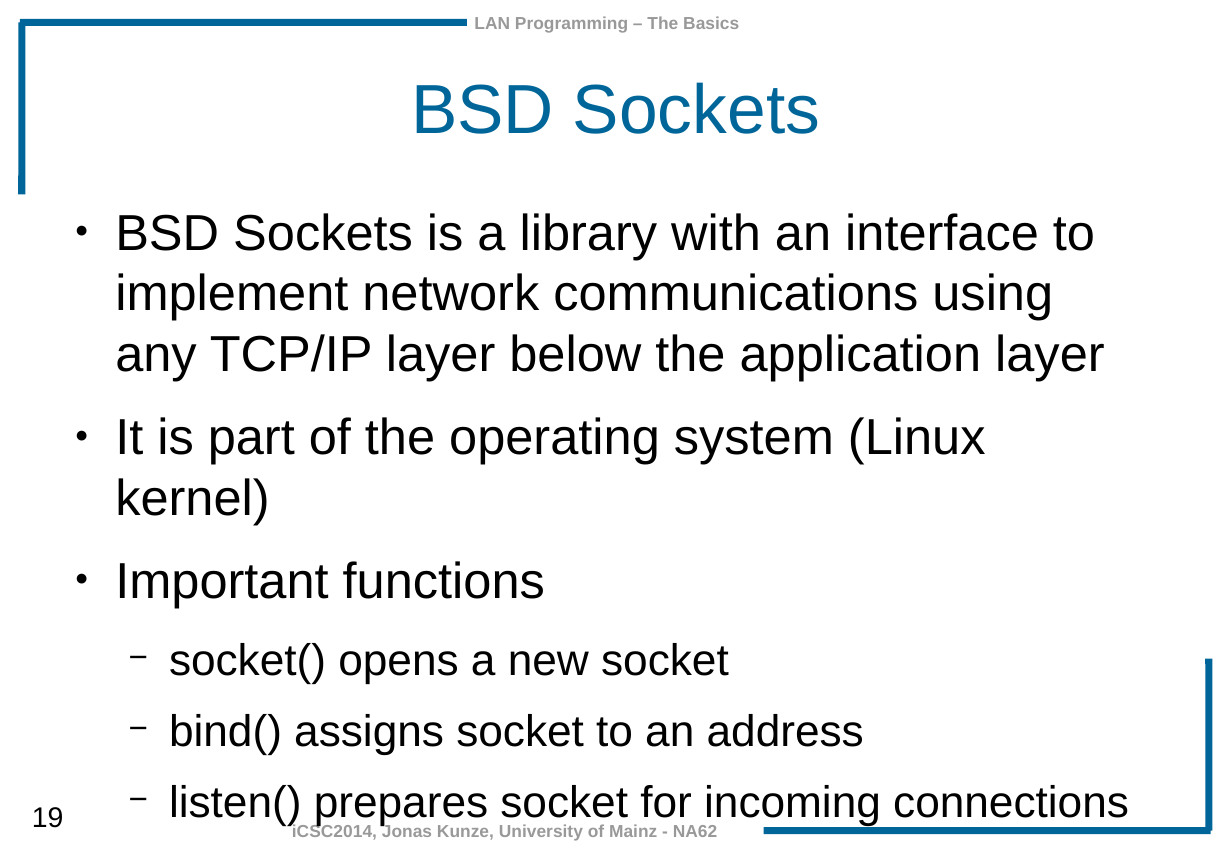
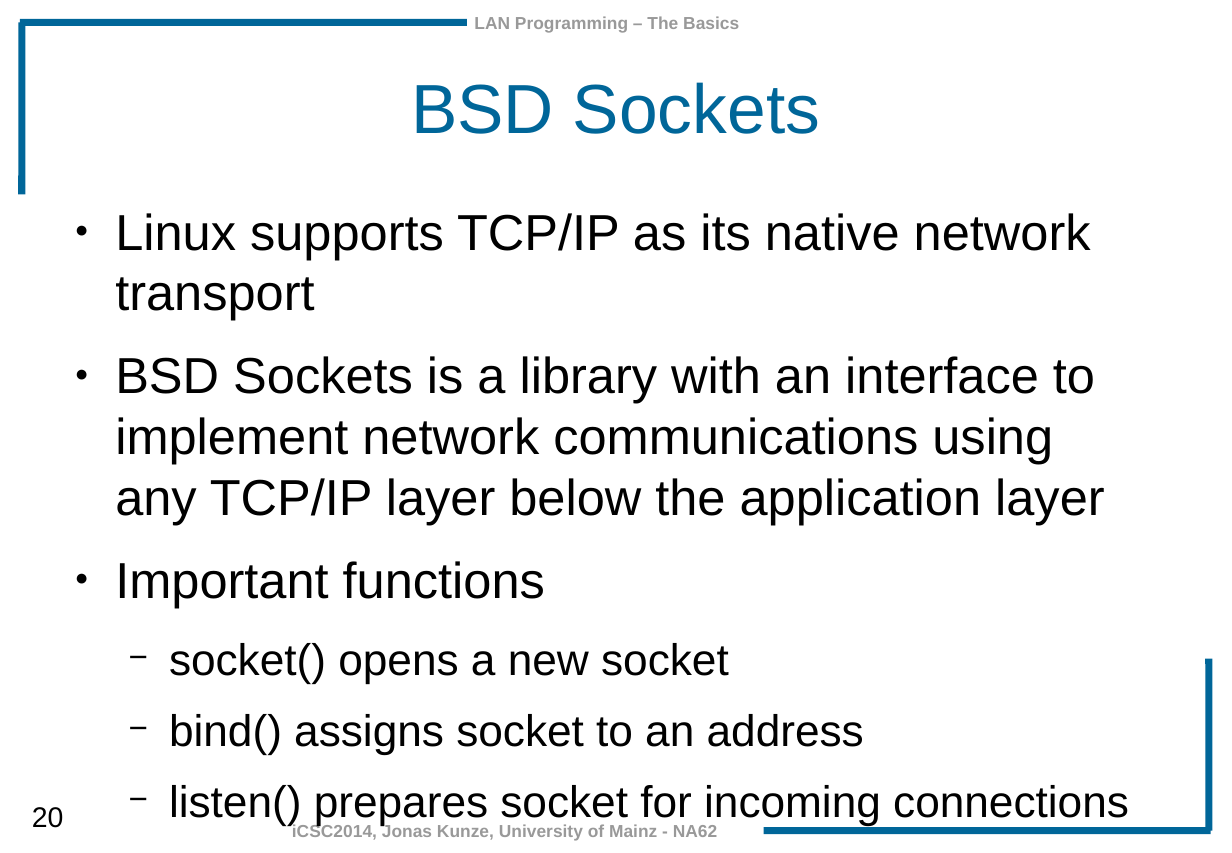
Before and after one commit to JonasKunze/icsc2014, a slide deck: slide 20 of iCSC-2014-LAN_Programming_Basics.odp (slide 19 before the commit). Drawn at 1232x853 pixels with LibreOffice and Linux fonts; fonts in the diff are those of the drawing; background and template pictures are left out. Boxes give left, top, right and bottom in pixels: in the first picture for what was removed or moved away, otherwise in the second. Text is boxed around its words. In the diff, an @@ line names an element or a change of style, - is before the commit and + after.

```diff
--- a/iCSC-2014-LAN_Programming_Basics.odp
+++ b/iCSC-2014-LAN_Programming_Basics.odp
@@ text at (115,213,1091,320): paragraph added @@
+● Linux supports TCP/IP as its native network transport
@@ text at (115,417,986,524): paragraph removed @@
-● It is part of the operating system (Linux kernel)
@@ page number at (32,807,64,828): text changed @@
-19
+20
```
Also in this commit, not shown: 1 other slide changed, 5 slides added, 1 slide removed.
